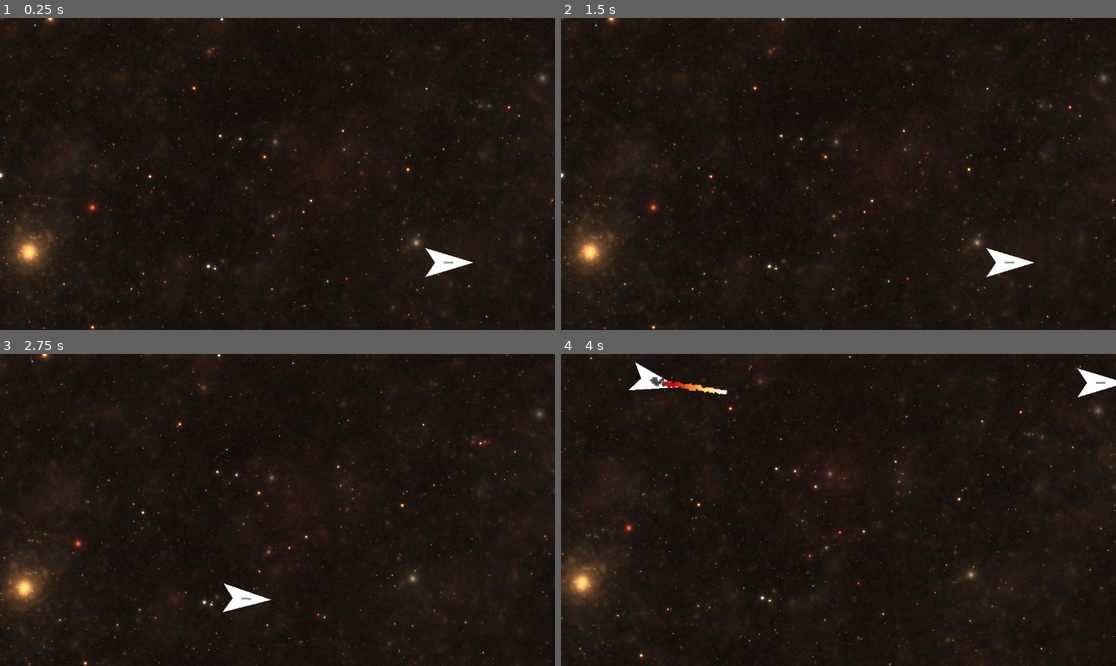
Above: before the commit, frames 1-4 (two rows, left to right).
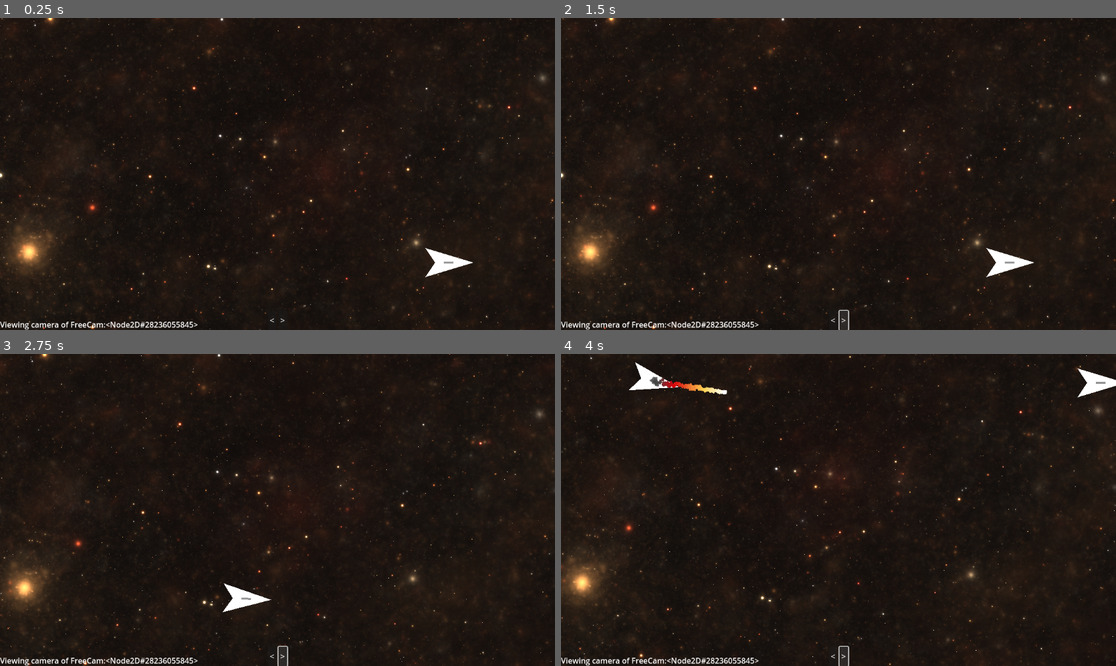
Above: after the commit, the same moments.

Repository: FKD13/Void-Protocol
Game: Godot game, scene res://root.tscn
Two runs of this game, one before a commit and one after it. Both use one fixed random seed, a clock stepped at 60 frames per second and the inputs below.
Inputs (mouse positions are in pixels of both pictures, inside the frame that each line leads up to):
- Up to frame 1 (0.25 s): no input
- Up to frame 2 (1.5 s): click (832, 320) at 0.5 s, where only the run after the commit has a clickable "<"; click (844, 320) at 1.25 s, where only the run after the commit has a clickable ">"
- Up to frame 3 (2.75 s): tap Enter at 2 s; hold Right (ui_right) from 2.03 s (still down); hold K from 2.03 s (still down); tap Space at 2.27 s
- Up to frame 4 (4 s): release Right (ui_right) at 2.78 s; release K at 2.78 s; hold Down (ui_down) 2.78-3.53 s; tap J at 2.85 s; tap Space at 3.02 s; hold Right (ui_right) from 3.53 s (still down); hold L from 3.53 s (still down)

The runs differ from the first frame. In frame 1, 0.4% of the frame differs, in the area x 0-52%, y 94-100%; in frame 2, 0.5%; in frame 3, 0.5%; in frame 4, 0.5%, in the area x 0-52%, y 93-100%.

Commit message:
camera management

Diff:
--- /dev/null
+++ b/hud.gd
@@ -0,0 +1,29 @@
+extends CanvasLayer
+
+@onready var shipcontainer = get_node("/root/root/Server/ShipContainer")
+
+# Called when the node enters the scene tree for the first time.
+func _ready() -> void:
+	pass # Replace with function body.
+
+
+# Called every frame. 'delta' is the elapsed time since the previous frame.
+func _process(delta: float) -> void:
+	var cam = get_viewport().get_camera_2d()
+	$Label.text = "Viewing camera of " + str(cam.get_parent())
+
+
+func _on_prevship_pressed() -> void:
+	var curr_ship = 0
+	var active_ship = get_viewport().get_camera_2d().get_parent()
+	var ships = shipcontainer.get_children()
+	ships.reverse()
+	for ship in ships:
+		if ship == active_ship:
+			get_viewport().get_camera_2d().enabled = false
+			var new_selection = ships[(curr_ship+1) % len(ships)]
+			new_selection.get_node("Camera2D").enabled = true
+		curr_ship += 1
+
+func _on_nextship_pressed() -> void:
+	pass # Replace with function body.
--- a/root.gd
+++ b/root.gd
@@ -4,5 +4,6 @@
 
 # Called every frame. 'delta' is the elapsed time since the previous frame.
 func _process(delta: float) -> void:
-	var global_cam_pos = $FreeCam/Camera2D.global_position
+	var cam = get_viewport().get_camera_2d()
+	var global_cam_pos = cam.global_position
 	$CanvasLayer/ColorRect.get_material().set_shader_parameter("camera_position", global_cam_pos)
--- a/root.tscn
+++ b/root.tscn
@@ -6,6 +6,7 @@
 [ext_resource type="Script" path="res://local_input.gd" id="5_7hd3b"]
 [ext_resource type="Shader" path="res://background_space_shader.gdshader" id="5_68052"]
 [ext_resource type="Script" path="res://socket_server.gd" id="5_exiiw"]
+[ext_resource type="Script" path="res://hud.gd" id="7_27mjm"]
 
 [sub_resource type="ShaderMaterial" id="ShaderMaterial_3b7fc"]
 shader = ExtResource("5_68052")
@@ -56,4 +57,38 @@
 script = ExtResource("2_n7a5q")
 metadata/_edit_group_ = true
 
-[node name="Camera2D" type="Camera2D" parent="FreeCam"]
+[node name="Camera2D" type="Camera2D" parent="FreeCam" groups=["camera"]]
+
+[node name="HUD" type="CanvasLayer" parent="."]
+script = ExtResource("7_27mjm")
+
+[node name="Label" type="Label" parent="HUD"]
+anchors_preset = 2
+anchor_top = 1.0
+anchor_bottom = 1.0
+offset_top = -23.0
+offset_right = 40.0
+grow_vertical = 0
+
+[node name="HBoxContainer" type="HBoxContainer" parent="HUD"]
+anchors_preset = 7
+anchor_left = 0.5
+anchor_top = 1.0
+anchor_right = 0.5
+anchor_bottom = 1.0
+offset_left = -20.0
+offset_top = -40.0
+offset_right = 20.0
+grow_horizontal = 2
+grow_vertical = 0
+
+[node name="prevship" type="Button" parent="HUD/HBoxContainer"]
+layout_mode = 2
+text = "<"
+
+[node name="nextship" type="Button" parent="HUD/HBoxContainer"]
+layout_mode = 2
+text = ">"
+
+[connection signal="pressed" from="HUD/HBoxContainer/prevship" to="HUD" method="_on_prevship_pressed"]
+[connection signal="pressed" from="HUD/HBoxContainer/nextship" to="HUD" method="_on_nextship_pressed"]
--- a/socket_server.gd
+++ b/socket_server.gd
@@ -60,6 +60,17 @@
 	var new_ship = ship.instantiate()
 	new_ship.name = message.client_id
 
+	# Add a camera so we can follow the ship
+	#var root = get_tree().root
+	#var freecam = get_node("/root/FreeCam/Camera2D")
+	#freecam.enabled = false
+	for cam in get_tree().get_nodes_in_group("camera"):
+		cam.enabled = false
+	var cam = Camera2D.new()
+	cam.add_to_group("camera")
+	cam.enabled = true
+	new_ship.add_child(cam)
+
 	$ShipContainer.add_child(new_ship)
 
 func _turn_right(message: Dictionary):
Not shown: 1 places in root.tscn that only renumber resources
Not shown, changed: python/mini_client.py
Not shown, changed: python/socket_proxy.py
